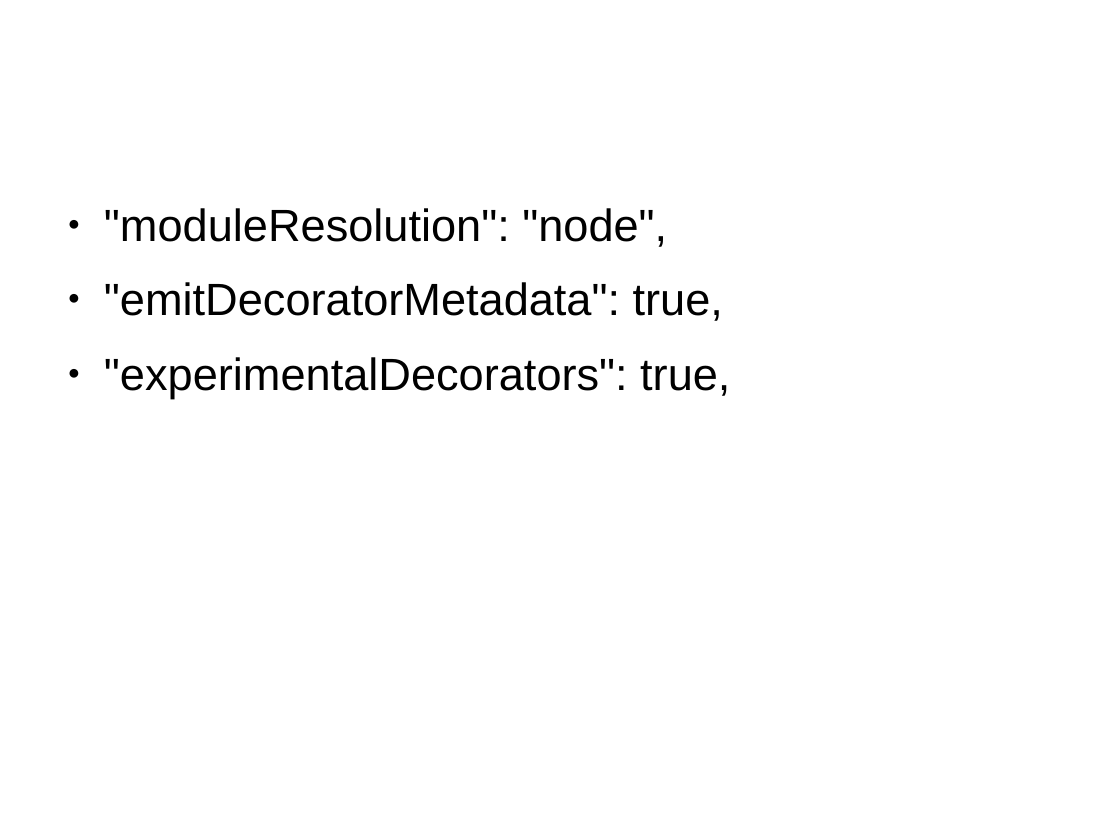
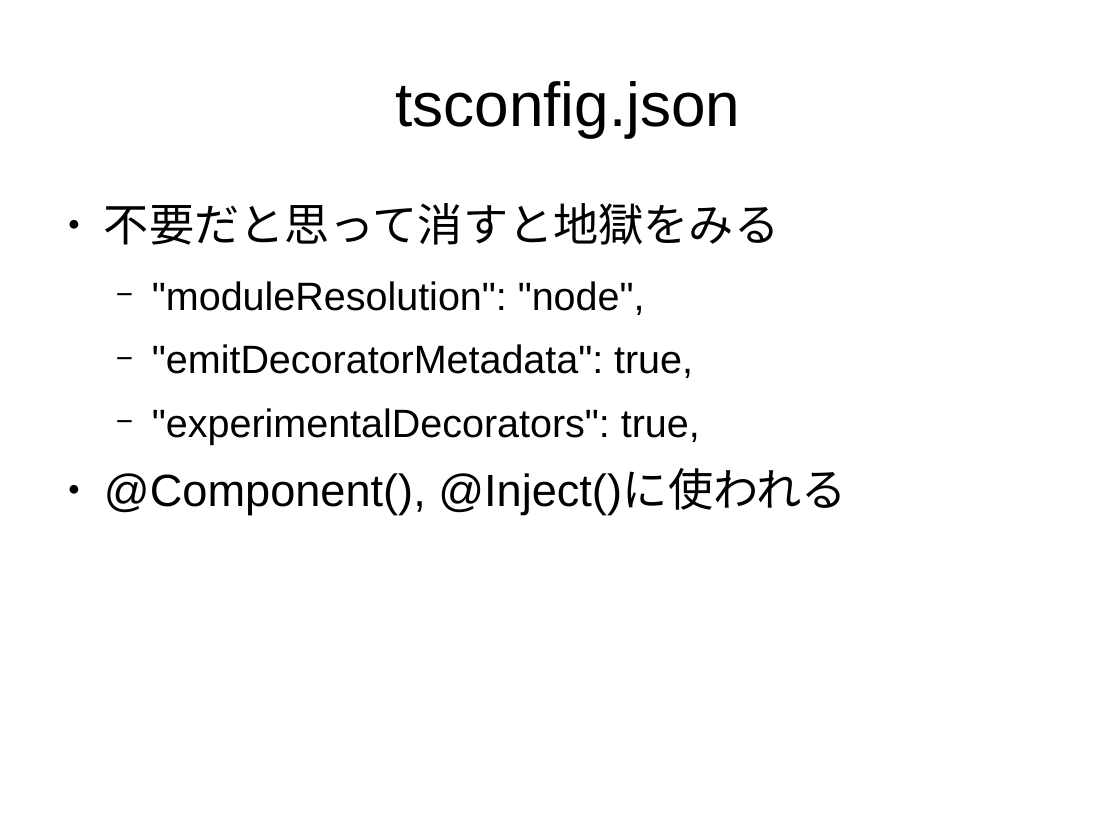
Before and after one commit to sallop/til, a slide deck: slide 14 of angular2の紹介.odp (slide 12 before the commit). Drawn at 1120x840 pixels with LibreOffice and Linux fonts; fonts in the diff are those of the drawing. Boxes give left, top, right and bottom in pixels: in the first picture for what was removed or moved away, otherwise in the second. Text is boxed around its words. In the diff, an @@ line names an element or a change of style, - is before the commit and + after.

```diff
--- a/angular2の紹介.odp
+++ b/angular2の紹介.odp
@@ title added at box(395, 81, 740, 138), 44 pt, text #000000 @@
+tsconfig.json
@@ text at box(104, 203, 779, 245): paragraph added @@
+● 不要だと思って消すと地獄をみる
@@ text at box(152, 281, 700, 444): size 32 to 28 pt in ""moduleResolution": "node",", ""emitDecoratorMetadata": true,", ""experimentalDecorators": true,"; bullet ● to −; list level 1 to 2 in ""moduleResolution": "node","; list level 1 to 2 in ""emitDecoratorMetadata": true,"; list level 1 to 2 in ""experimentalDecorators": true," @@
@@ text at box(104, 470, 846, 514): paragraph added @@
+● @Component(), @Inject()に使われる
```
Also in this commit, not shown: 1 other slide changed, 3 slides added.
